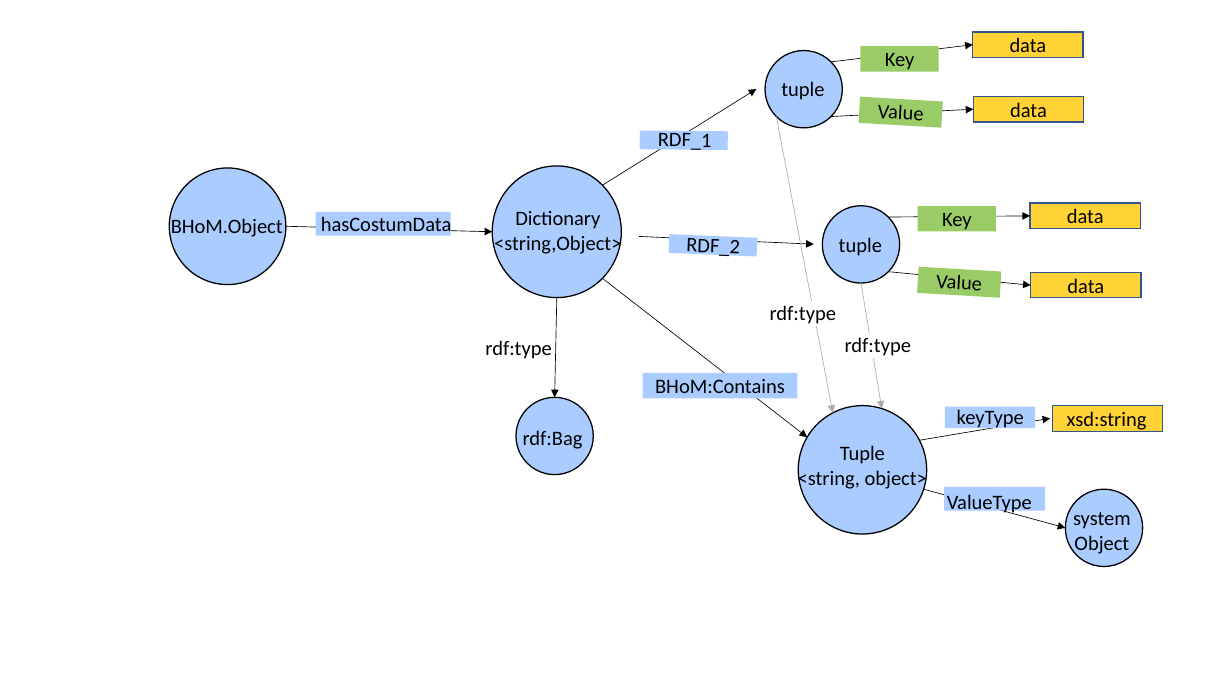
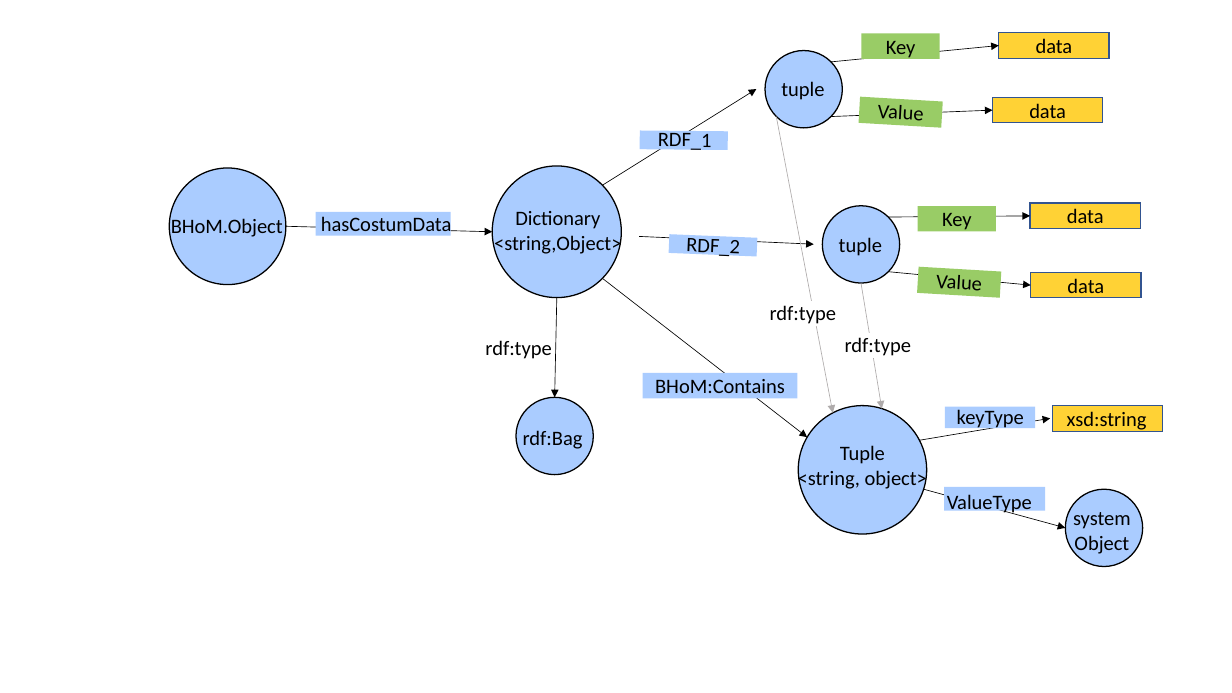
Before and after one commit to BHoM/RDF_Prototypes, a slide deck: slide 8 of Diagrams/Charts_MappingDataTypes_toRDF.pptx. Drawn at 1232x693 pixels with LibreOffice and Linux fonts; fonts in the diff are those of the drawing. Boxes give left, top, right and bottom in pixels: in the first picture for what was removed or moved away, otherwise in the second. Text is boxed around its words. In the diff, an @@ line names an element or a change of style, - is before the commit and + after.

```diff
--- a/Diagrams/Charts_MappingDataTypes_toRDF.pptx
+++ b/Diagrams/Charts_MappingDataTypes_toRDF.pptx
@@ text "Key": place and size @@
-text "Key" at bbox=[885, 53, 915, 72]
+text "Key" at bbox=[886, 41, 916, 60]
@@ text "data": place and size @@
-text "data" at bbox=[1010, 37, 1047, 58]
+text "data" at bbox=[1036, 38, 1073, 59]
@@ arrow moved from (831, 62) - (973, 44) to (831, 62) - (999, 45) @@
@@ rectangle: place and size @@
-rectangle at bbox=[860, 46, 939, 72]
+rectangle at bbox=[861, 33, 940, 59]
@@ rectangle: place and size @@
-rectangle at bbox=[973, 32, 1083, 58]
+rectangle at bbox=[999, 32, 1109, 58]
@@ arrow moved from (831, 116) - (973, 109) to (831, 116) - (993, 110) @@
@@ rectangle: place and size @@
-rectangle at bbox=[973, 96, 1083, 122]
+rectangle at bbox=[993, 97, 1103, 123]
@@ text "data": place and size @@
-text "data" at bbox=[1010, 102, 1047, 123]
+text "data" at bbox=[1029, 103, 1066, 124]
```
Also in this commit, not shown: 1 other slide changed, 2 slides added, 1 other file.
